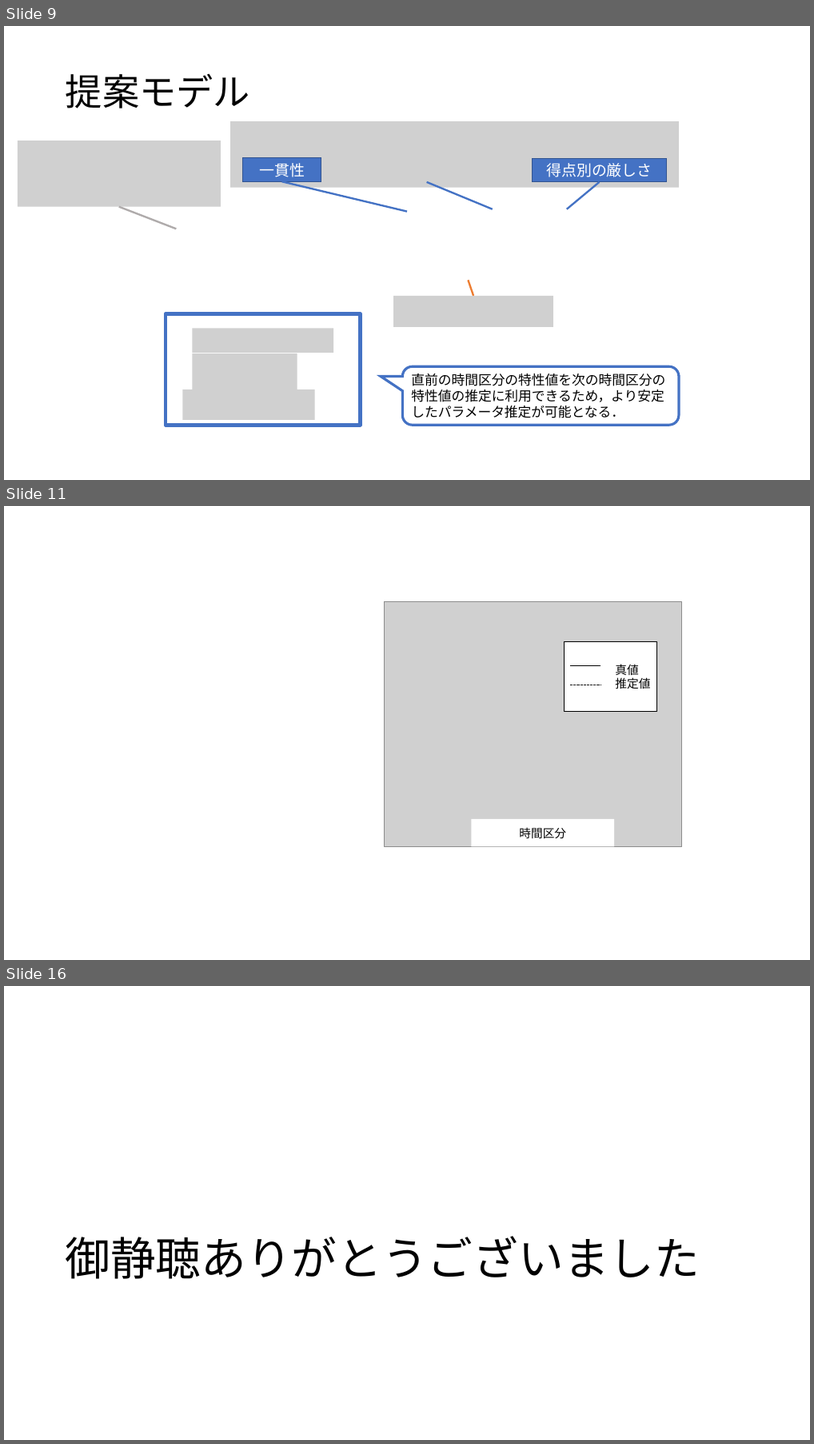
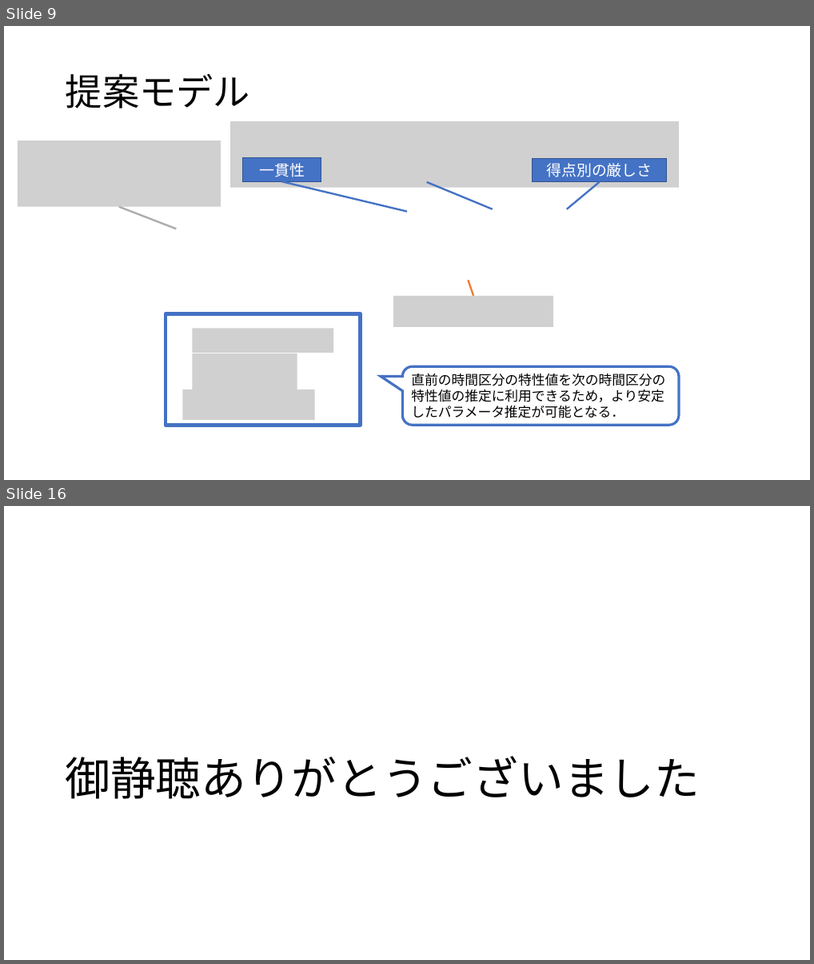
Before and after one commit to Mayu925/lab, a slide deck: sotsuron/発表スライド.pptx. Shown one above the other, each under a label of ours: slides 9, 11 and 16 before the commit, slides 9 and 16 after it; the slides between them are not shown. The pictures are 814x1444 and 814x964 pixels, drawn with LibreOffice and Linux fonts; fonts in the diff are those of the drawing; grey boxes stand for pictures. Boxes give left, top, right and bottom in pixels: in the first picture for what was removed or moved away, otherwise in the second. Text is boxed around its words. In the diff, an @@ line names an element or a change of style, - is before the commit and + after.

```diff
--- a/sotsuron/発表スライド.pptx
+++ b/sotsuron/発表スライド.pptx
@@ slide 11 removed at box(4, 506, 810, 960), background #FFFFFF @@
@@ group removed at box(385, 601, 682, 847): 2 lines, 1 picture, 1 rectangle @@
-真値
-推定値
@@ rectangle removed at box(472, 819, 614, 847) @@
-時間区分
```
Also in this commit, not shown: 6 slides changed, 1 slide added, 23 other files.
